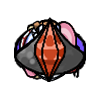
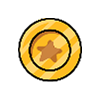
Before/after of a 100 x 100 layered artwork. What changed in the layer stack:
added layer "Moneda" above "textura_rubi" over [18, 18, 82, 82]
hid "textura_rubi" over [34, 18, 66, 82]
hid "textura_polvora" over [14, 24, 86, 76]
hid "textura_pocion_vida_max" over [31, 20, 69, 80]
hid "textura_poción_vida_3" over [33, 23, 67, 77]
hid "textura_pocion_vida_2" over [33, 24, 67, 76]
hid "textura_pocion_vida_1" over [33, 23, 67, 77]
hid "textura_pocion_velocidad" over [36, 17, 64, 82]
hid "textura_pocion_regeneracion" over [31, 20, 69, 80]
hid "textura_pocion_dano" over [30, 19, 70, 81]
hid "textura_visceras" over [23, 21, 77, 79]
hid "textura_orbe_magico" over [23, 23, 77, 77]
hid "textura_ojo" over [19, 26, 81, 74]
hid "textura_nota" over [20, 23, 80, 77]
hid "textura_hueso" over [22, 20, 78, 80]
hid "textura_garra" over [23, 22, 76, 78]
hid "textura_diente" over [27, 23, 73, 77]
hid "textura_diamante" over [23, 24, 77, 76]
hid "textura_cola" over [20, 22, 80, 78]
hid "textura_carbon" over [20, 23, 80, 77]
hid "textura_amatista" over [14, 26, 86, 74]
